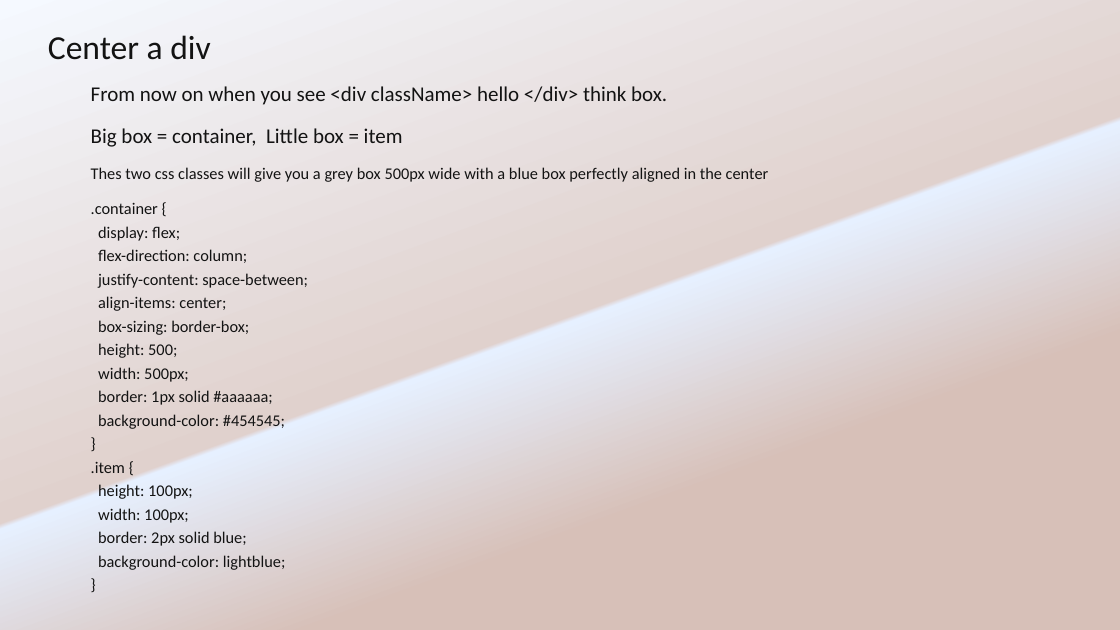
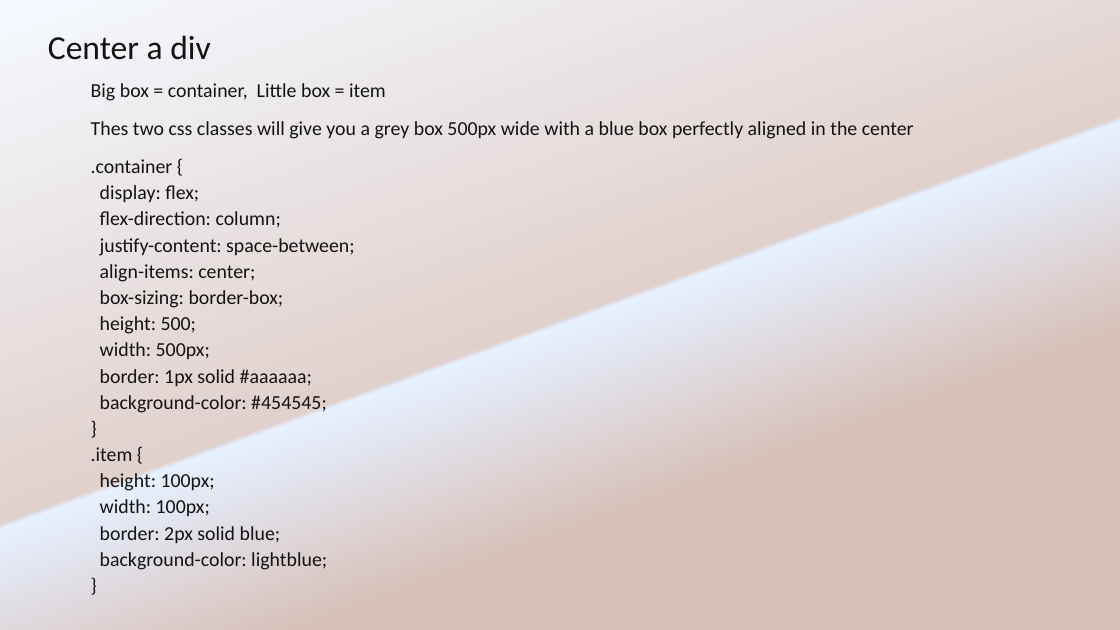
Before and after one commit to justinfread/css-layout-workshop, a slide deck: slide 9 of slides/CSS Flex box & Flex gird.pptx. Drawn at 1120x630 pixels with LibreOffice and Linux fonts; fonts in the diff are those of the drawing. Boxes give left, top, right and bottom in pixels: in the first picture for what was removed or moved away, otherwise in the second. Text is boxed around its words. In the diff, an @@ line names an element or a change of style, - is before the commit and + after.

```diff
--- a/slides/CSS Flex box & Flex gird.pptx
+++ b/slides/CSS Flex box & Flex gird.pptx
@@ text "Big box = container, Little ..." at (91,83,914,570): size 18 to 17 pt in "Big box = container, Little box = ..."; size 14 to 17 pt; line spacing 1.2 to 1.1 @@
@@ text at (91,86,667,105): paragraph removed @@
-From now on when you see <div className> hello </div> think box.
```
Also in this commit, not shown: 4 other slides changed, 1 slide added, 7 other files.
